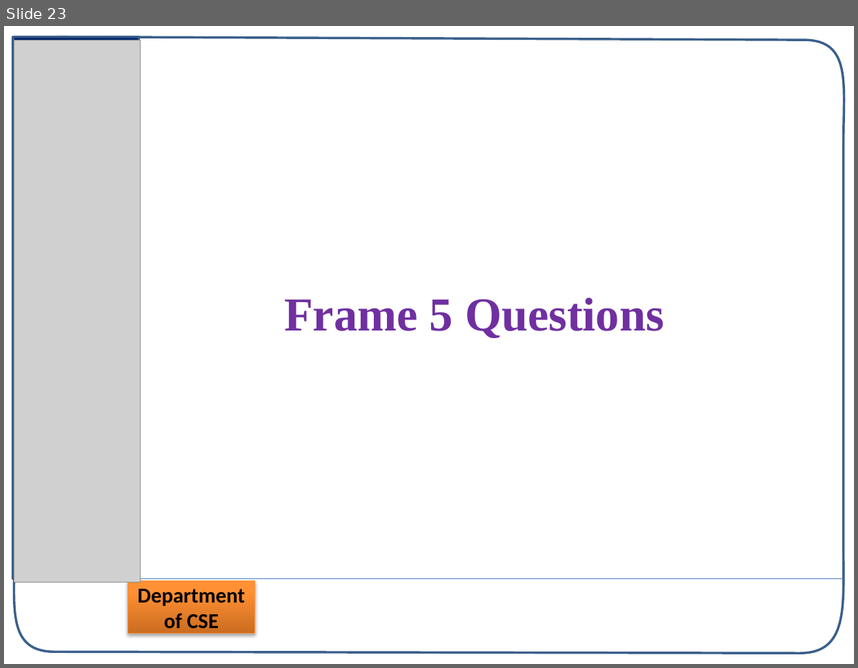
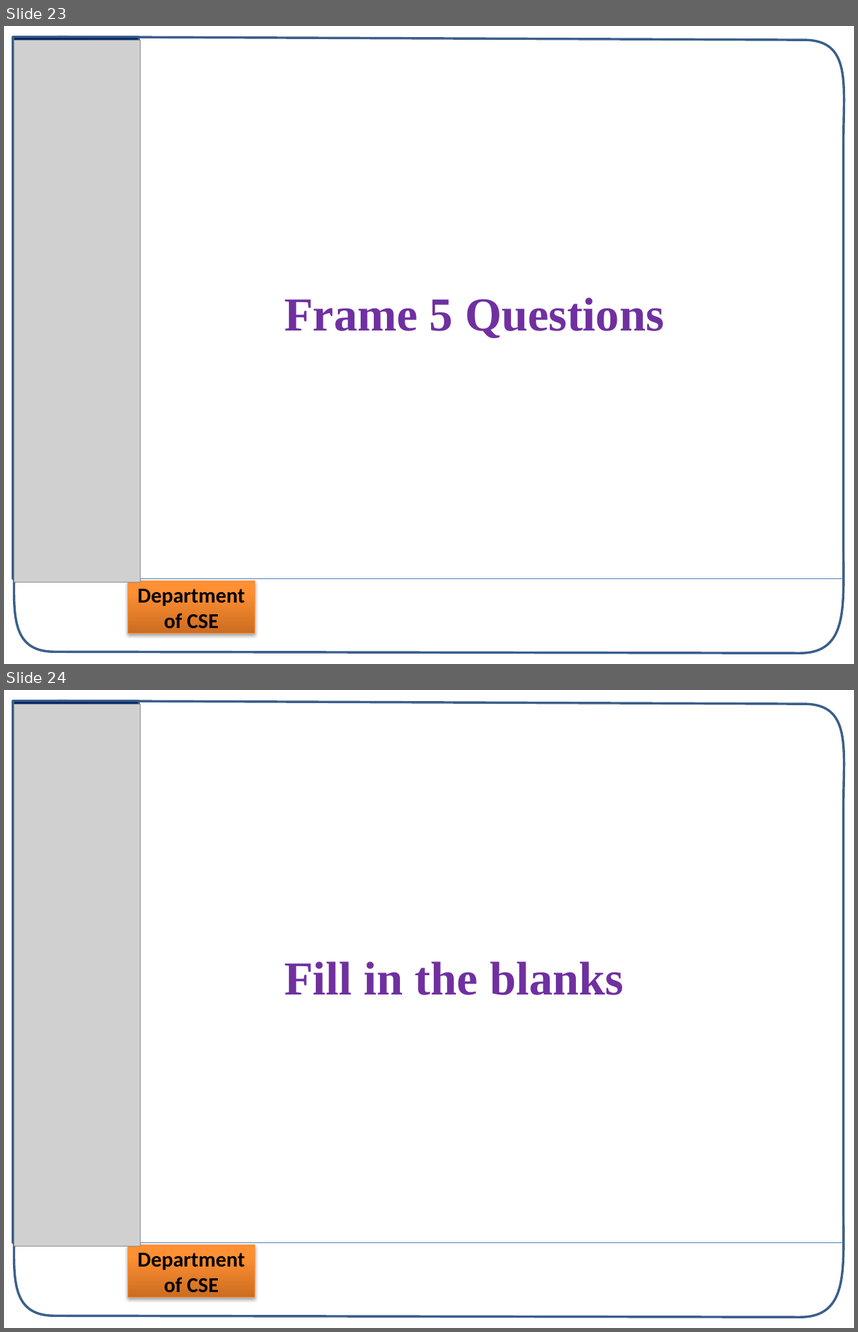
Before and after one commit to sornashanthi/DAA_Cs19341, a slide deck: 1 Introduction.ppt.pptx. Shown one above the other, each under a label of ours: slide 23 before the commit, slides 23 and 24 after it. The pictures are 858x668 and 858x1332 pixels, drawn with LibreOffice and Linux fonts; fonts in the diff are those of the drawing; grey boxes stand for pictures; background and template pictures are left out. Boxes give left, top, right and bottom in pixels: in the first picture for what was removed or moved away, otherwise in the second. Text is boxed around its words. In the diff, an @@ line names an element or a change of style, - is before the commit and + after.

Commit message:
added a slide in intro ppt

```diff
--- a/1 Introduction.ppt.pptx
+++ b/1 Introduction.ppt.pptx
@@ slide 24 added at [4, 690, 854, 1328], background #FFFFFF; not listed: 3 template elements that a slide beside it also shows @@
@@ rectangle added at [12, 701, 139, 1243], fill gradient #042568 to #0C5C8D, outline #3A5F8C 2 pt @@
@@ picture added at [14, 704, 140, 1246] @@
@@ text added at [284, 961, 624, 995], 40 pt, text #7030A0, bold @@
+Fill in the blanks
```
